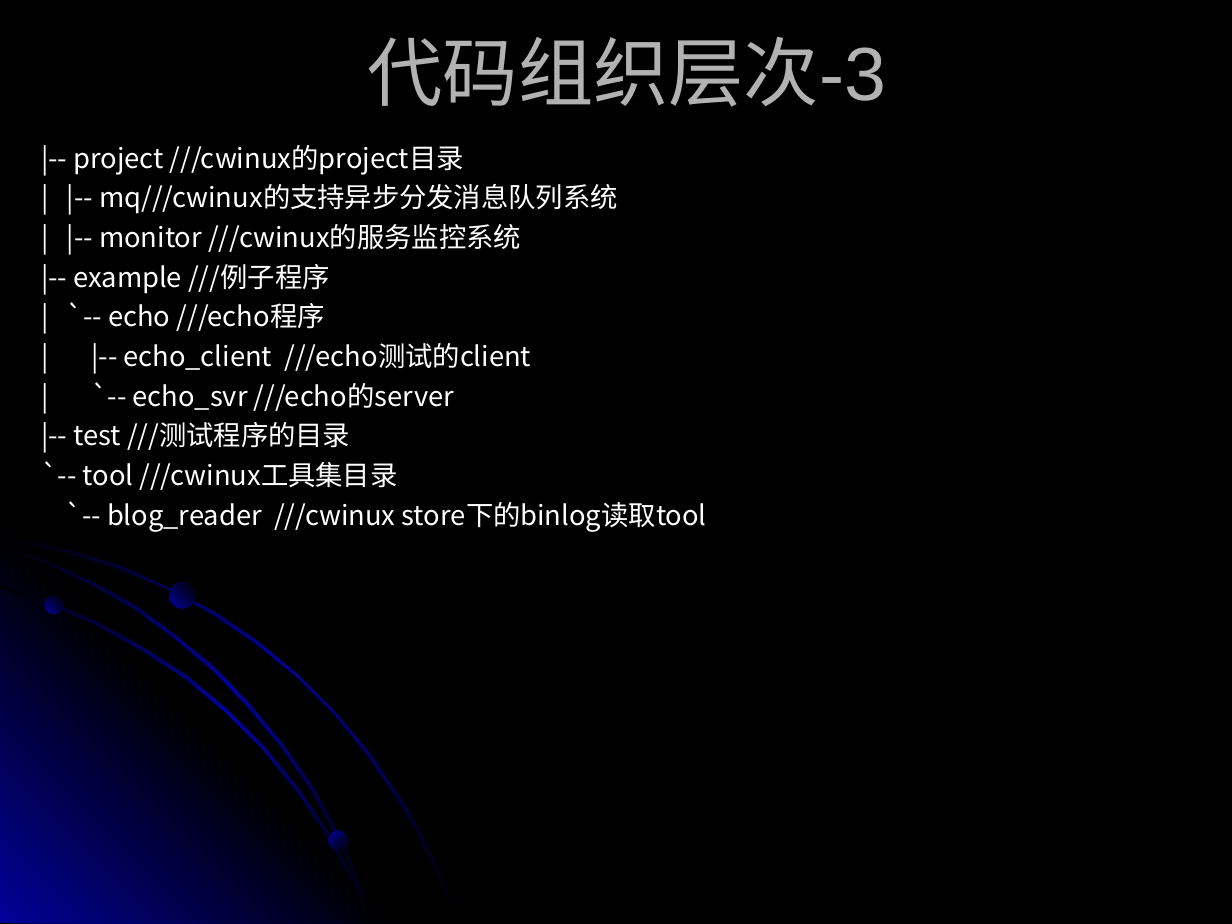
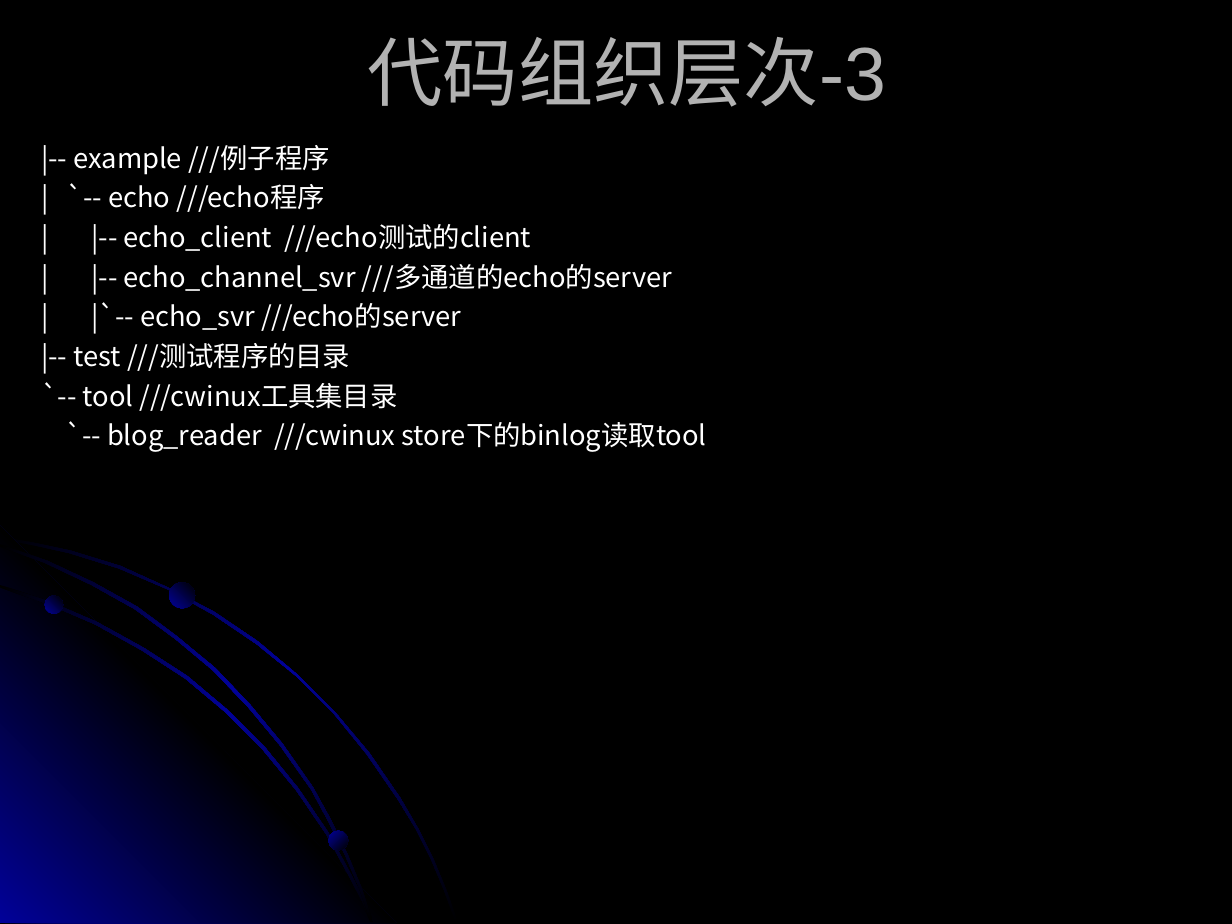
Before and after one commit to suchasplus/cwinux, a slide deck: slide 9 of trunk/cwinux/cwinux/doc/CWINUX introduce.ppt. Drawn at 1232x924 pixels with LibreOffice and Linux fonts; fonts in the diff are those of the drawing. Boxes give left, top, right and bottom in pixels: in the first picture for what was removed or moved away, otherwise in the second. Text is boxed around its words. In the diff, an @@ line names an element or a change of style, - is before the commit and + after.

```diff
--- a/trunk/cwinux/cwinux/doc/CWINUX introduce.ppt
+++ b/trunk/cwinux/cwinux/doc/CWINUX introduce.ppt
@@ text at [73,145,617,252]: paragraphs removed @@
-|-- project ///cwinux的project目录
-| |-- mq///cwinux的支持异步分发消息队列系统
-| |-- monitor ///cwinux的服务监控系统
@@ text at [124,264,672,331]: text changed @@
-| `-- echo_svr ///echo的server
+| |-- echo_channel_svr ///多通道的echo的server
+| |`-- echo_svr ///echo的server
```
Also in this commit, not shown: 13 other slides changed, 1 slide added, 8 slides removed, 1 other file.
